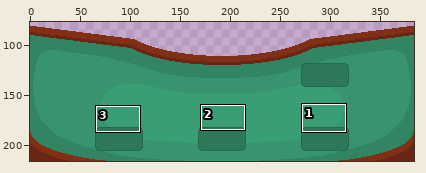
A sprite sheet gets an edit: bin/gameAssets/holdemTable.png. Above, an overview of the earlier version with the close-up marked.
Close-up. Old version:
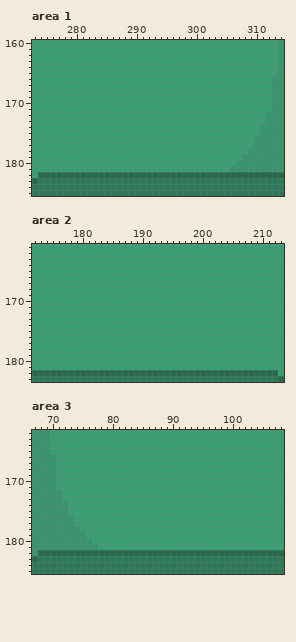
The file is 384x216 pixels. Shown: area 1: x 273..314, y 160..185; area 2: x 172..213, y 161..183; area 3: x 67..108, y 162..185. The wide view leaves out empty margins. The commit also changed other parts of the picture, which this record leaves out.
And afterwards:
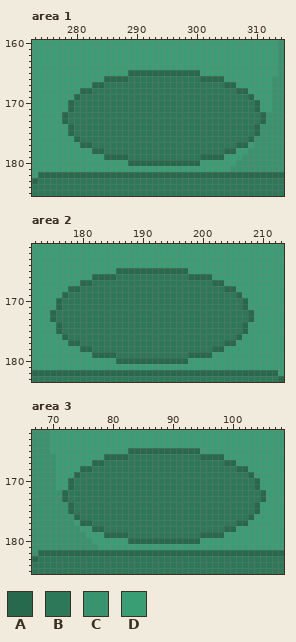
Palette (. is transparent): A #27694d  B #2c7858  C #37946e  D #3a9e75
Difference:
--- area 1
@@ x 273..314 @@
 164 DDDDDDDDDDDDDDDDDDDDDDDDDDDDDDDDDDDDDDDDDC
-165 DDDDDDDDDDDDDDDDDDDDDDDDDDDDDDDDDDDDDDDDDC
-166 DDDDDDDDDDDDDDDDDDDDDDDDDDDDDDDDDDDDDDDDCC
-167 DDDDDDDDDDDDDDDDDDDDDDDDDDDDDDDDDDDDDDDDCC
-168 DDDDDDDDDDDDDDDDDDDDDDDDDDDDDDDDDDDDDDDDCC
-169 DDDDDDDDDDDDDDDDDDDDDDDDDDDDDDDDDDDDDDDDCC
-170 DDDDDDDDDDDDDDDDDDDDDDDDDDDDDDDDDDDDDDDDCC
-171 DDDDDDDDDDDDDDDDDDDDDDDDDDDDDDDDDDDDDDDDCC
-172 DDDDDDDDDDDDDDDDDDDDDDDDDDDDDDDDDDDDDDDCCC
-173 DDDDDDDDDDDDDDDDDDDDDDDDDDDDDDDDDDDDDDDCCC
-174 DDDDDDDDDDDDDDDDDDDDDDDDDDDDDDDDDDDDDDCCCC
-175 DDDDDDDDDDDDDDDDDDDDDDDDDDDDDDDDDDDDDDCCCC
-176 DDDDDDDDDDDDDDDDDDDDDDDDDDDDDDDDDDDDDCCCCC
-177 DDDDDDDDDDDDDDDDDDDDDDDDDDDDDDDDDDDDDCCCCC
-178 DDDDDDDDDDDDDDDDDDDDDDDDDDDDDDDDDDDDCCCCCC
-179 DDDDDDDDDDDDDDDDDDDDDDDDDDDDDDDDDDDCCCCCCC
-180 DDDDDDDDDDDDDDDDDDDDDDDDDDDDDDDDDDCCCCCCCC
+165 DDDDDDDDDDDDDDDDAAAAAAAAAAAADDDDDDDDDDDDDC
+166 DDDDDDDDDDDDAAAABBBBBBBBBBBBAAAADDDDDDDDCC
+167 DDDDDDDDDDAABBBBBBBBBBBBBBBBBBBBAADDDDDDCC
+168 DDDDDDDDAABBBBBBBBBBBBBBBBBBBBBBBBAADDDDCC
+169 DDDDDDDABBBBBBBBBBBBBBBBBBBBBBBBBBBBADDDCC
+170 DDDDDDABBBBBBBBBBBBBBBBBBBBBBBBBBBBBBADDCC
+171 DDDDDDABBBBBBBBBBBBBBBBBBBBBBBBBBBBBBADDCC
+172 DDDDDABBBBBBBBBBBBBBBBBBBBBBBBBBBBBBBBACCC
+173 DDDDDABBBBBBBBBBBBBBBBBBBBBBBBBBBBBBBBACCC
+174 DDDDDDABBBBBBBBBBBBBBBBBBBBBBBBBBBBBBACCCC
+175 DDDDDDABBBBBBBBBBBBBBBBBBBBBBBBBBBBBBACCCC
+176 DDDDDDDABBBBBBBBBBBBBBBBBBBBBBBBBBBBACCCCC
+177 DDDDDDDDAABBBBBBBBBBBBBBBBBBBBBBBBAADCCCCC
+178 DDDDDDDDDDAABBBBBBBBBBBBBBBBBBBBAADDCCCCCC
+179 DDDDDDDDDDDDAAAABBBBBBBBBBBBAAAADDDCCCCCCC
+180 DDDDDDDDDDDDDDDDAAAAAAAAAAAADDDDDDCCCCCCCC
 181 DDDDDDDDDDDDDDDDDDDDDDDDDDDDDDDDDCCCCCCCCC
--- area 2
@@ x 172..213 @@
 164 DDDDDDDDDDDDDDDDDDDDDDDDDDDDDDDDDDDDDDDDDD
-165 DDDDDDDDDDDDDDDDDDDDDDDDDDDDDDDDDDDDDDDDDD
-166 DDDDDDDDDDDDDDDDDDDDDDDDDDDDDDDDDDDDDDDDDD
-167 DDDDDDDDDDDDDDDDDDDDDDDDDDDDDDDDDDDDDDDDDD
-168 DDDDDDDDDDDDDDDDDDDDDDDDDDDDDDDDDDDDDDDDDD
-169 DDDDDDDDDDDDDDDDDDDDDDDDDDDDDDDDDDDDDDDDDD
-170 DDDDDDDDDDDDDDDDDDDDDDDDDDDDDDDDDDDDDDDDDD
-171 DDDDDDDDDDDDDDDDDDDDDDDDDDDDDDDDDDDDDDDDDD
-172 DDDDDDDDDDDDDDDDDDDDDDDDDDDDDDDDDDDDDDDDDD
-173 DDDDDDDDDDDDDDDDDDDDDDDDDDDDDDDDDDDDDDDDDD
-174 DDDDDDDDDDDDDDDDDDDDDDDDDDDDDDDDDDDDDDDDDD
-175 DDDDDDDDDDDDDDDDDDDDDDDDDDDDDDDDDDDDDDDDDD
-176 DDDDDDDDDDDDDDDDDDDDDDDDDDDDDDDDDDDDDDDDDD
-177 DDDDDDDDDDDDDDDDDDDDDDDDDDDDDDDDDDDDDDDDDD
-178 DDDDDDDDDDDDDDDDDDDDDDDDDDDDDDDDDDDDDDDDDD
-179 DDDDDDDDDDDDDDDDDDDDDDDDDDDDDDDDDDDDDDDDDD
-180 DDDDDDDDDDDDDDDDDDDDDDDDDDDDDDDDDDDDDDDDDD
+165 DDDDDDDDDDDDDDAAAAAAAAAAAADDDDDDDDDDDDDDDD
+166 DDDDDDDDDDAAAABBBBBBBBBBBBAAAADDDDDDDDDDDD
+167 DDDDDDDDAABBBBBBBBBBBBBBBBBBBBAADDDDDDDDDD
+168 DDDDDDAABBBBBBBBBBBBBBBBBBBBBBBBAADDDDDDDD
+169 DDDDDABBBBBBBBBBBBBBBBBBBBBBBBBBBBADDDDDDD
+170 DDDDABBBBBBBBBBBBBBBBBBBBBBBBBBBBBBADDDDDD
+171 DDDDABBBBBBBBBBBBBBBBBBBBBBBBBBBBBBADDDDDD
+172 DDDABBBBBBBBBBBBBBBBBBBBBBBBBBBBBBBBADDDDD
+173 DDDABBBBBBBBBBBBBBBBBBBBBBBBBBBBBBBBADDDDD
+174 DDDDABBBBBBBBBBBBBBBBBBBBBBBBBBBBBBADDDDDD
+175 DDDDABBBBBBBBBBBBBBBBBBBBBBBBBBBBBBADDDDDD
+176 DDDDDABBBBBBBBBBBBBBBBBBBBBBBBBBBBADDDDDDD
+177 DDDDDDAABBBBBBBBBBBBBBBBBBBBBBBBAADDDDDDDD
+178 DDDDDDDDAABBBBBBBBBBBBBBBBBBBBAADDDDDDDDDD
+179 DDDDDDDDDDAAAABBBBBBBBBBBBAAAADDDDDDDDDDDD
+180 DDDDDDDDDDDDDDAAAAAAAAAAAADDDDDDDDDDDDDDDD
 181 DDDDDDDDDDDDDDDDDDDDDDDDDDDDDDDDDDDDDDDDDD
--- area 3
@@ x 67..108 @@
 164 CCCDDDDDDDDDDDDDDDDDDDDDDDDDDDDDDDDDDDDDDD
-165 CCCDDDDDDDDDDDDDDDDDDDDDDDDDDDDDDDDDDDDDDD
-166 CCCCDDDDDDDDDDDDDDDDDDDDDDDDDDDDDDDDDDDDDD
-167 CCCCDDDDDDDDDDDDDDDDDDDDDDDDDDDDDDDDDDDDDD
-168 CCCCDDDDDDDDDDDDDDDDDDDDDDDDDDDDDDDDDDDDDD
-169 CCCCDDDDDDDDDDDDDDDDDDDDDDDDDDDDDDDDDDDDDD
-170 CCCCDDDDDDDDDDDDDDDDDDDDDDDDDDDDDDDDDDDDDD
-171 CCCCDDDDDDDDDDDDDDDDDDDDDDDDDDDDDDDDDDDDDD
-172 CCCCCDDDDDDDDDDDDDDDDDDDDDDDDDDDDDDDDDDDDD
-173 CCCCCDDDDDDDDDDDDDDDDDDDDDDDDDDDDDDDDDDDDD
-174 CCCCCCDDDDDDDDDDDDDDDDDDDDDDDDDDDDDDDDDDDD
-175 CCCCCCDDDDDDDDDDDDDDDDDDDDDDDDDDDDDDDDDDDD
-176 CCCCCCCDDDDDDDDDDDDDDDDDDDDDDDDDDDDDDDDDDD
-177 CCCCCCCDDDDDDDDDDDDDDDDDDDDDDDDDDDDDDDDDDD
-178 CCCCCCCCDDDDDDDDDDDDDDDDDDDDDDDDDDDDDDDDDD
-179 CCCCCCCCCDDDDDDDDDDDDDDDDDDDDDDDDDDDDDDDDD
-180 CCCCCCCCCCDDDDDDDDDDDDDDDDDDDDDDDDDDDDDDDD
+165 CCCDDDDDDDDDDDDDAAAAAAAAAAAADDDDDDDDDDDDDD
+166 CCCCDDDDDDDDAAAABBBBBBBBBBBBAAAADDDDDDDDDD
+167 CCCCDDDDDDAABBBBBBBBBBBBBBBBBBBBAADDDDDDDD
+168 CCCCDDDDAABBBBBBBBBBBBBBBBBBBBBBBBAADDDDDD
+169 CCCCDDDABBBBBBBBBBBBBBBBBBBBBBBBBBBBADDDDD
+170 CCCCDDABBBBBBBBBBBBBBBBBBBBBBBBBBBBBBADDDD
+171 CCCCDDABBBBBBBBBBBBBBBBBBBBBBBBBBBBBBADDDD
+172 CCCCCABBBBBBBBBBBBBBBBBBBBBBBBBBBBBBBBADDD
+173 CCCCCABBBBBBBBBBBBBBBBBBBBBBBBBBBBBBBBADDD
+174 CCCCCCABBBBBBBBBBBBBBBBBBBBBBBBBBBBBBADDDD
+175 CCCCCCABBBBBBBBBBBBBBBBBBBBBBBBBBBBBBADDDD
+176 CCCCCCCABBBBBBBBBBBBBBBBBBBBBBBBBBBBADDDDD
+177 CCCCCCCDAABBBBBBBBBBBBBBBBBBBBBBBBAADDDDDD
+178 CCCCCCCCDDAABBBBBBBBBBBBBBBBBBBBAADDDDDDDD
+179 CCCCCCCCCDDDAAAABBBBBBBBBBBBAAAADDDDDDDDDD
+180 CCCCCCCCCCDDDDDDAAAAAAAAAAAADDDDDDDDDDDDDD
 181 CCCCCCCCCCCDDDDDDDDDDDDDDDDDDDDDDDDDDDDDDD
Where, in picture pixels (left, top, right, bottom), the same in both close-ups:
changed: (62, 70, 266, 166)
changed: (50, 268, 254, 364)
changed: (62, 448, 266, 544)
